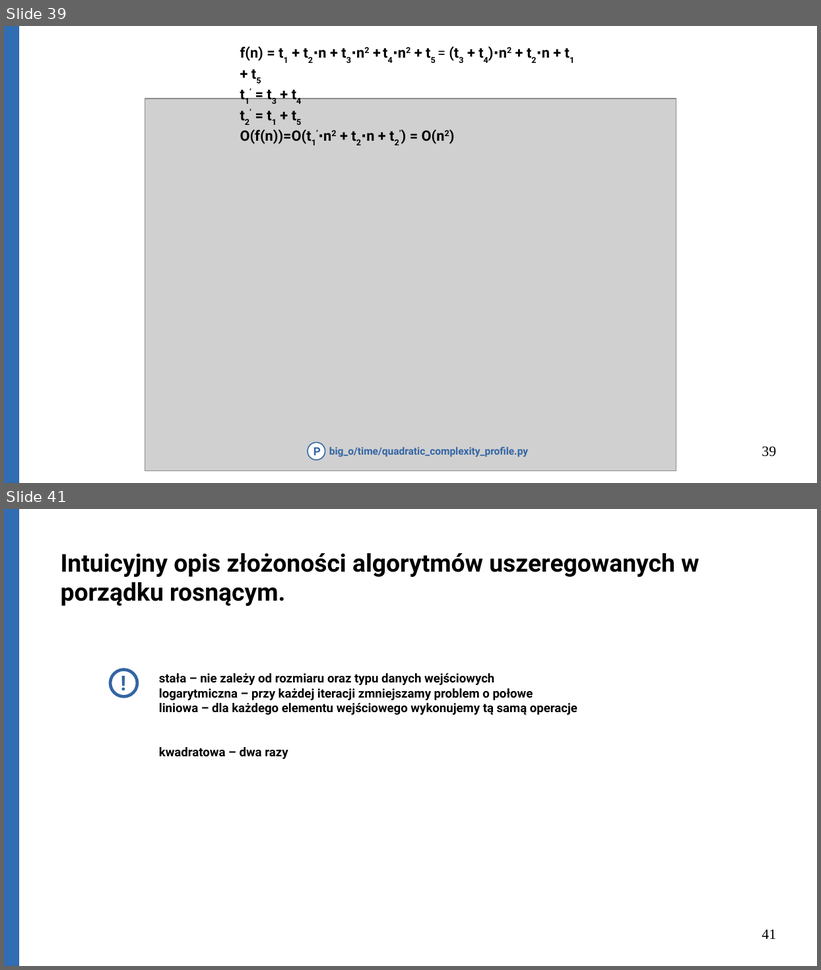
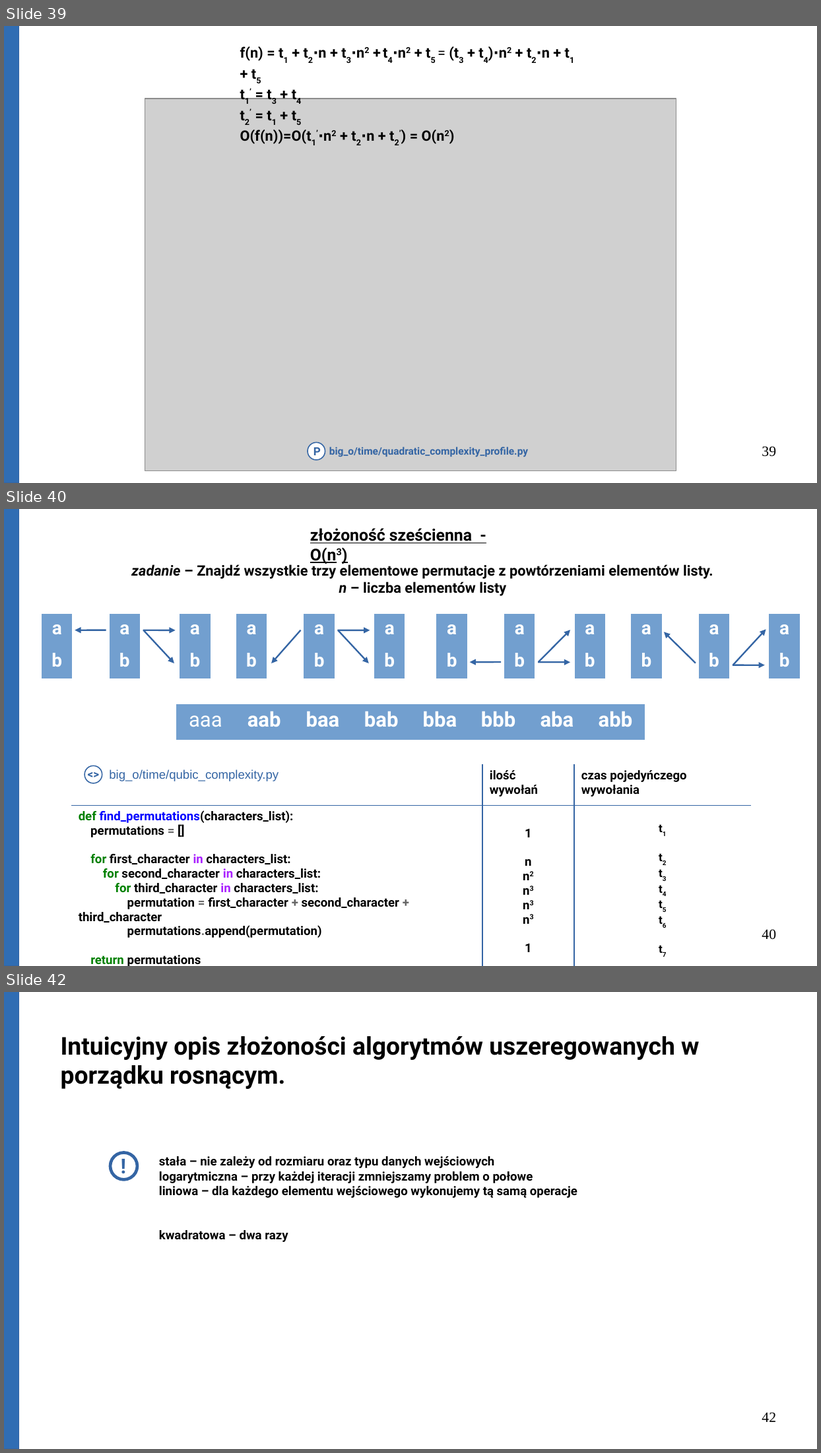
Before and after one commit to Michael-Wisniewski/algorithmic-workshop, a slide deck: gotowa.odp. Shown one above the other, each under a label of ours: slides 39 and 41 before the commit, slides 39, 40 and 42 after it; the slides between them are not shown. The pictures are 821x970 and 821x1453 pixels, drawn with LibreOffice and Linux fonts; fonts in the diff are those of the drawing; grey boxes stand for pictures. Boxes give left, top, right and bottom in pixels: in the first picture for what was removed or moved away, otherwise in the second. Text is boxed around its words. In the diff, an @@ line names an element or a change of style, - is before the commit and + after.

Commit message:
Update presentation.

```diff
--- a/gotowa.odp
+++ b/gotowa.odp
@@ slide 40 added at bbox=[4, 509, 817, 966], background #FFFFFF @@
@@ rectangle added at bbox=[4, 509, 19, 966], fill #306DB3, outline #3465A4 0 pt @@
@@ text added at bbox=[310, 528, 472, 564], 16 pt, text #000000, bold, underline @@
+złożoność sześcienna - O(n3)
@@ text added at bbox=[131, 562, 714, 596], 14 pt, text #000000, bold @@
+zadanie – Znajdź wszystkie trzy elementowe permutacje z powtórzeniami elementów listy.
+n – liczba elementów listy
@@ table added at bbox=[42, 614, 72, 678], 2 rows, 1 columns @@
+a
+b
@@ table added at bbox=[110, 614, 140, 678], 2 rows, 1 columns @@
+a
+b
@@ table added at bbox=[180, 614, 210, 678], 2 rows, 1 columns @@
+a
+b
@@ table added at bbox=[236, 614, 267, 678], 2 rows, 1 columns @@
+a
+b
@@ table added at bbox=[304, 614, 335, 678], 2 rows, 1 columns @@
+a
+b
@@ table added at bbox=[374, 614, 405, 678], 2 rows, 1 columns @@
+a
+b
@@ table added at bbox=[437, 614, 467, 678], 2 rows, 1 columns @@
+a
+b
@@ table added at bbox=[504, 614, 535, 678], 2 rows, 1 columns @@
+a
+b
@@ table added at bbox=[575, 614, 605, 678], 2 rows, 1 columns @@
+a
+b
@@ table added at bbox=[631, 614, 661, 678], 2 rows, 1 columns @@
+a
+b
@@ table added at bbox=[699, 614, 729, 678], 2 rows, 1 columns @@
+a
+b
@@ table added at bbox=[770, 614, 800, 678], 2 rows, 1 columns @@
+a
+b
@@ arrow added from (106, 630) to (75, 630), #3465A4 1.5 pt @@
@@ arrow added from (143, 630) to (175, 630), #3465A4 1.5 pt @@
@@ arrow added from (143, 630) to (174, 663), #3465A4 1.5 pt @@
@@ arrow added from (300, 630) to (272, 663), #3465A4 1.5 pt @@
@@ arrow added from (337, 630) to (370, 630), #3465A4 1.5 pt @@
@@ arrow added from (338, 630) to (369, 663), #3465A4 1.5 pt @@
@@ arrow added from (539, 663) to (571, 630), #3465A4 1.5 pt @@
@@ arrow added from (696, 663) to (665, 632), #3465A4 1.5 pt @@
@@ arrow added from (733, 665) to (766, 629), #3465A4 1.5 pt @@
@@ arrow added from (502, 663) to (469, 663), #3465A4 1.5 pt @@
@@ arrow added from (538, 663) to (571, 663), #3465A4 1.5 pt @@
@@ arrow added from (733, 665) to (766, 665), #3465A4 1.5 pt @@
@@ table added at bbox=[177, 704, 643, 738], 1 rows, 8 columns @@
+aaa | aab | baa | bab | bba | bbb | aba | abb
@@ table added at bbox=[71, 765, 752, 966], 2 rows, 3 columns @@
+big_o/time/qubic_complexity.py | ilość wywołań | czas pojedyńczego wywołania
+def find_permutations(characters_list): / permutations = [] / for first_character in characters_list: / for second_character in characters_list: / for third_character in characters_list: / permutation = first_character + second_character + third_character / permutations.append(permutation) / return permutations | 1 / n / n2 / n3 / n3 / n3 / 1 | t1 / t2 / t3 / t4 / t5 / t6 / t7
@@ text added at bbox=[81, 764, 108, 786], 11 pt, text #3465A4, bold @@
+<>
@@ ellipse added at bbox=[85, 766, 102, 784], fill #FFFFFF, outline #3465A4 0.99 pt @@
@@ page number added at bbox=[762, 929, 776, 940], 14 pt, text #000000 @@
+40
@@ what was slide 41 is now slide 42 @@
@@ page number at bbox=[762, 1412, 776, 1422]: text changed @@
-41
+42
```
Also in this commit, not shown: 1 other slide added, 1 slide removed, 3 other files.
